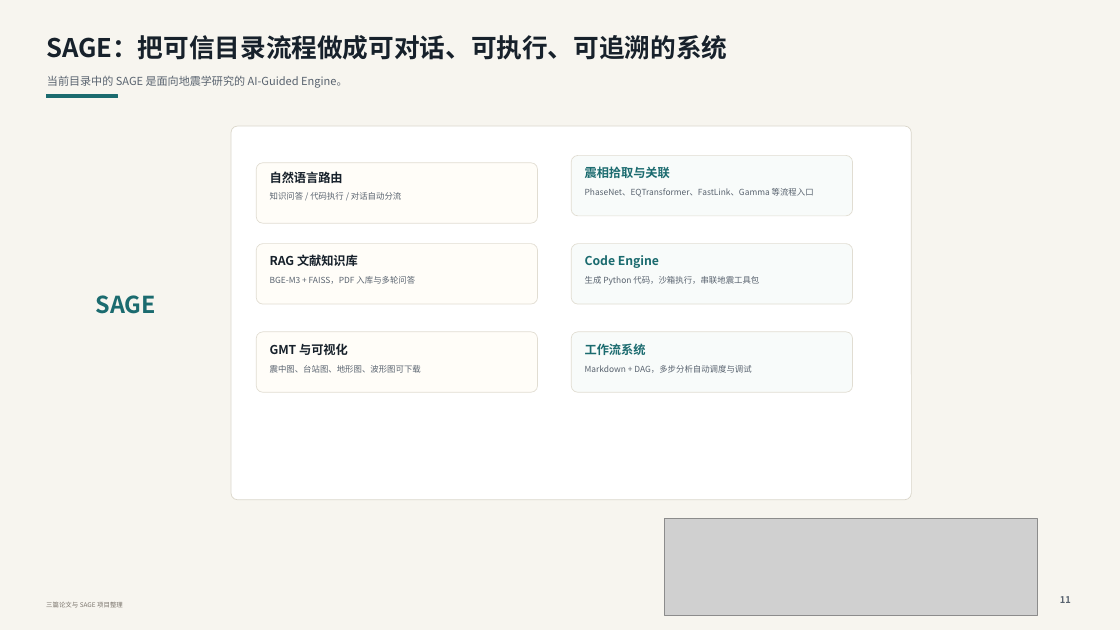
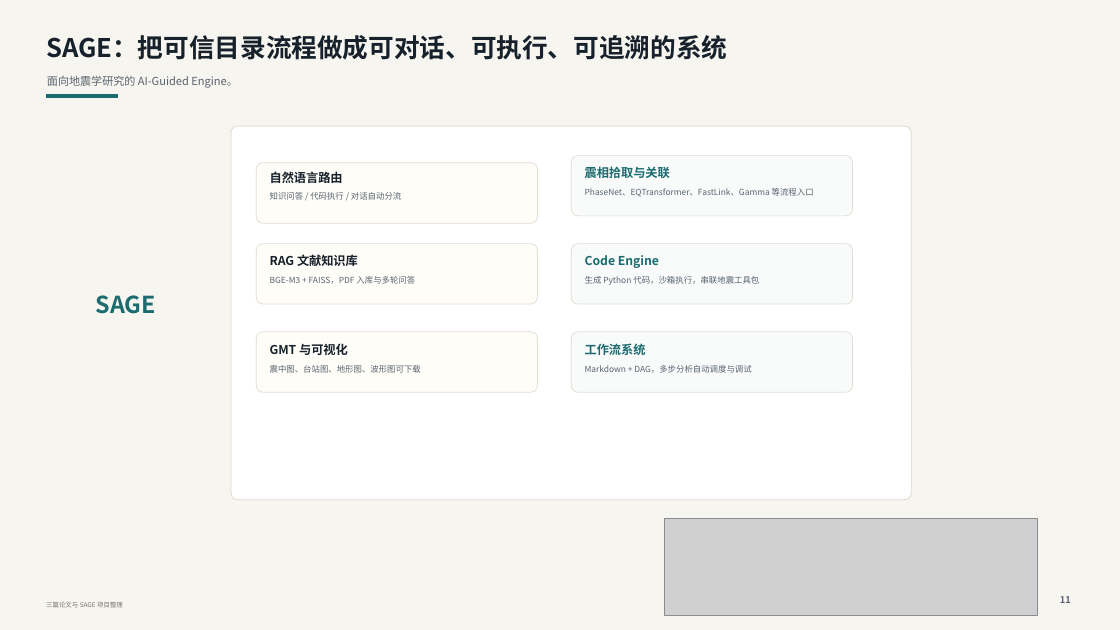
Before and after one commit to cangyeone/sage, a slide deck: slide 17 of deliverables/从自动编目到可信地震目录.pptx. Drawn at 1120x630 pixels with LibreOffice and Linux fonts; fonts in the diff are those of the drawing; grey boxes stand for pictures. Boxes give left, top, right and bottom in pixels: in the first picture for what was removed or moved away, otherwise in the second. Text is boxed around its words. In the diff, an @@ line names an element or a change of style, - is before the commit and + after.

```diff
--- a/deliverables/从自动编目到可信地震目录.pptx
+++ b/deliverables/从自动编目到可信地震目录.pptx
@@ text at <box>47,76,238,88</box>: text changed @@
-当前目录中的 SAGE 是面向地震学研究的 AI-Guided Engine。
+面向地震学研究的 AI-Guided Engine。
```
Also in this commit, not shown: 3 other slides changed, 8 other files.
